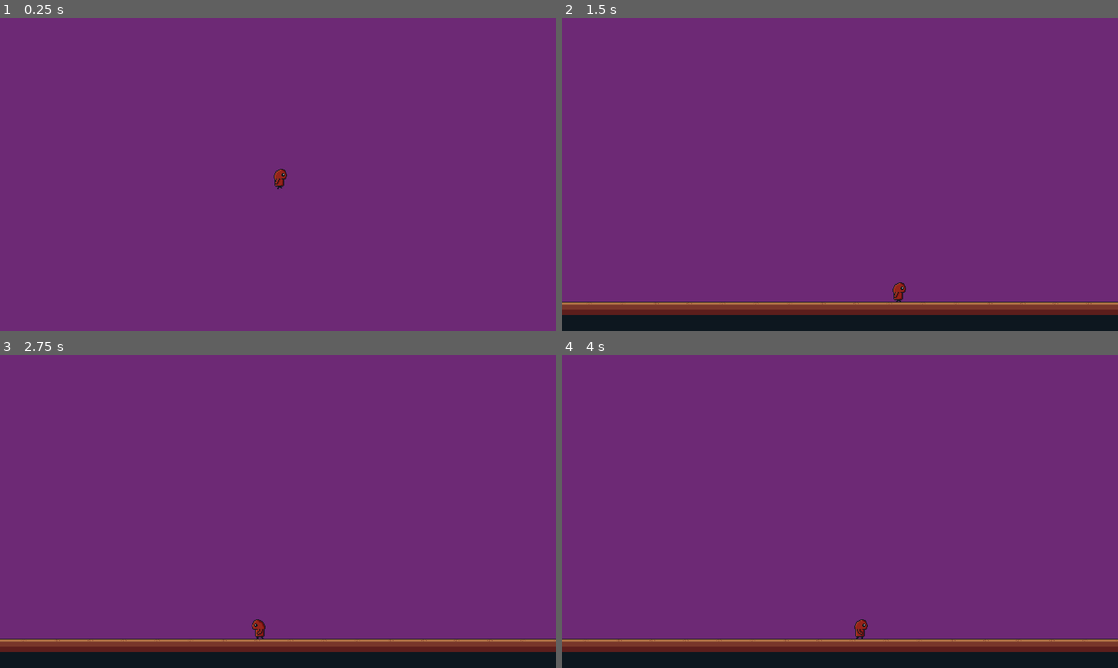
Above: before the commit, frames 1-4 (two rows, left to right).
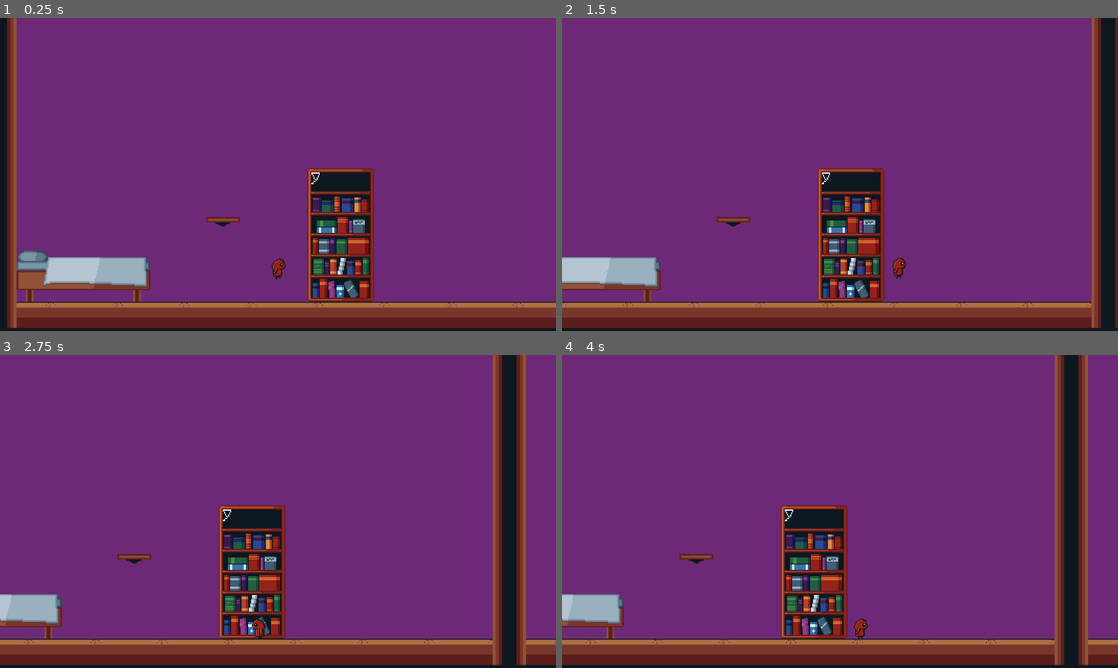
Above: after the commit, the same moments.

Repository: KilpikonnanKerma/ctc
Game: Godot game, scene res://scenes/scene_1.tscn
The game is run twice, just before and just after one commit, with the same random seed, the same clock (stepped at 60 frames per second) and the same inputs.
Inputs:
- Up to frame 1 (0.25 s): no input
- Up to frame 2 (1.5 s): hold Shift (run) 0.53-1.28 s; hold D (mv_right) from 0.53 s (still down); tap Space (jump) at 0.77 s; tap Shift (run) at 1.35 s
- Up to frame 3 (2.75 s): tap Space (jump) at 1.52 s; release D (mv_right) at 2.03 s; hold A (mv_left) from 2.03 s (still down); hold Shift (run) from 2.03 s (still down)
- Up to frame 4 (4 s): release A (mv_left) at 2.78 s; release Shift (run) at 2.78 s; hold D (mv_right) from 2.78 s (still down); tap Shift (run) at 2.85 s; tap Space (jump) at 3.02, 3.77 s; hold Shift (run) from 3.53 s (still down)

The runs differ from the first frame. In frame 1, 20% of the frame differs, in the area x 0-100%, y 0-100%; in frame 2, 19%; in frame 3, 19%; in frame 4, 19%.

Commit message:
props and platforming

Diff:
--- a/project.godot
+++ b/project.godot
@@ -66,5 +66,6 @@
 [rendering]
 
 occlusion_culling/jitter_projection=false
+textures/canvas_textures/default_texture_filter=0
 environment/defaults/default_clear_color=Color(0.0509804, 0.0901961, 0.121569, 1)
 2d/snap/snap_2d_transforms_to_pixel=true
--- a/scenes/player.tscn
+++ b/scenes/player.tscn
@@ -90,8 +90,8 @@
 "speed": 5.0
 }]
 
-[sub_resource type="CircleShape2D" id="CircleShape2D_30u4y"]
-radius = 19.0
+[sub_resource type="RectangleShape2D" id="RectangleShape2D_o58d1"]
+size = Vector2(28, 37)
 
 [node name="Player" type="CharacterBody2D"]
 script = ExtResource("1_q5ei5")
@@ -105,5 +105,5 @@
 frame_progress = 0.356805
 
 [node name="CollisionShape2D" type="CollisionShape2D" parent="."]
-position = Vector2(3, 5)
-shape = SubResource("CircleShape2D_30u4y")
+position = Vector2(3, 6.5)
+shape = SubResource("RectangleShape2D_o58d1")
--- a/scenes/scene_1.tscn
+++ b/scenes/scene_1.tscn
@@ -1,16 +1,30 @@
-[gd_scene load_steps=6 format=3 uid="uid://b56dj5ds4rp8e"]
+[gd_scene load_steps=13 format=3 uid="uid://b56dj5ds4rp8e"]
 
 [ext_resource type="PackedScene" uid="uid://blm5qbb3wbbbh" path="res://scenes/player.tscn" id="1_5o17h"]
-[ext_resource type="Texture2D" uid="uid://dstjvfa1phlf" path="res://sprites/maps/wall_01.png" id="4_84vrp"]
+[ext_resource type="Texture2D" uid="uid://dstjvfa1phlf" path="res://sprites/maps/background01.png" id="4_84vrp"]
 [ext_resource type="Texture2D" uid="uid://c374smsv6tout" path="res://sprites/maps/floor_01_nobrdr.png" id="4_rxghq"]
 [ext_resource type="Texture2D" uid="uid://dirjy71u0jxra" path="res://sprites/maps/floor_01_nobrdr32x16.png" id="5_7pkgf"]
+[ext_resource type="Texture2D" uid="uid://hqif17h3cu3y" path="res://sprites/Props/bookshelf01.png" id="5_vrcuc"]
+[ext_resource type="Texture2D" uid="uid://b4k6cp7dnudw5" path="res://sprites/maps/wall01.png" id="6_las7y"]
+[ext_resource type="Texture2D" uid="uid://c5xtttncxl1m0" path="res://sprites/Props/bed01.png" id="7_86qxo"]
+[ext_resource type="Texture2D" uid="uid://dki06gev0bgxu" path="res://sprites/Props/platform.png" id="8_0d6b8"]
 
 [sub_resource type="RectangleShape2D" id="RectangleShape2D_fjyij"]
 size = Vector2(1146, 28.5)
 
+[sub_resource type="RectangleShape2D" id="RectangleShape2D_rnv31"]
+size = Vector2(77, 910.5)
+
+[sub_resource type="RectangleShape2D" id="RectangleShape2D_xrhk8"]
+size = Vector2(69, 15.5181)
+
+[sub_resource type="RectangleShape2D" id="RectangleShape2D_a6nti"]
+size = Vector2(126, 12)
+
 [node name="Scene1" type="Node2D"]
 
 [node name="Player" parent="." instance=ExtResource("1_5o17h")]
+position = Vector2(-40, 300)
 
 [node name="1F_Camera" type="Camera2D" parent="Player"]
 zoom = Vector2(1.2, 1.2)
@@ -31,11 +45,12 @@
 
 [node name="Background" type="Sprite2D" parent="ml_01"]
 z_index = -10
-position = Vector2(31.5, -501)
-scale = Vector2(4.49609, 3.75781)
+position = Vector2(40, -671.988)
+scale = Vector2(5, 5.10947)
 texture = ExtResource("4_84vrp")
 
 [node name="Floor" type="Node2D" parent="ml_01"]
+z_index = -1
 
 [node name="Ground16x32" type="Polygon2D" parent="ml_01/Floor"]
 visible = false
@@ -51,19 +66,82 @@
 polygons = [PackedInt32Array(0, 1, 2, 3)]
 
 [node name="Ground32x64" type="Polygon2D" parent="ml_01/Floor"]
+z_index = 10
 texture_filter = 1
 texture_repeat = 2
-position = Vector2(0, -5)
-scale = Vector2(40, 2)
+position = Vector2(0, 11)
+scale = Vector2(40, 4)
 texture = ExtResource("4_rxghq")
 texture_offset = Vector2(0, 8)
-texture_scale = Vector2(40, 2)
+texture_scale = Vector2(20, 2)
 polygon = PackedVector2Array(-16, 8, -16, -8, 16, -8, 16, 8, 16, 8, 0.0489311, 8)
 uv = PackedVector2Array(0, 16, 0, 0, 32, 0, 32, 16)
 polygons = [PackedInt32Array(0, 1, 2, 3)]
 
+[node name="Bookshelf01" type="Sprite2D" parent="ml_01"]
+z_index = -1
+texture_filter = 1
+position = Vector2(112, -149)
+scale = Vector2(2, 2)
+texture = ExtResource("5_vrcuc")
+
+[node name="Wall" type="StaticBody2D" parent="ml_01"]
+
+[node name="CollisionShape2D" type="CollisionShape2D" parent="ml_01/Wall"]
+position = Vector2(-538.5, -462.25)
+shape = SubResource("RectangleShape2D_rnv31")
+
+[node name="Wall01" type="Sprite2D" parent="ml_01/Wall"]
+z_index = 9
+position = Vector2(-542, -520.25)
+scale = Vector2(1, 4.29102)
+texture = ExtResource("6_las7y")
+
+[node name="bed" type="StaticBody2D" parent="ml_01"]
+position = Vector2(-382, -85)
+
+[node name="CollisionPolygon2D" type="CollisionPolygon2D" parent="ml_01/bed"]
+position = Vector2(-24.4036, -17.0727)
+scale = Vector2(1.998, 2)
+polygon = PackedVector2Array(87.5, -0.5, -20, 0, -50, -5, -25, -4, -20, -2)
+one_way_collision = true
+
+[node name="Bed01" type="Sprite2D" parent="ml_01/bed"]
+z_index = -4
+texture_filter = 1
+scale = Vector2(2, 2)
+texture = ExtResource("7_86qxo")
+
+[node name="platform" type="StaticBody2D" parent="ml_01"]
+
+[node name="Platform" type="Sprite2D" parent="ml_01/platform"]
+z_index = -6
+position = Vector2(-114, -175)
+scale = Vector2(2, 2)
+texture = ExtResource("8_0d6b8")
+
+[node name="CollisionShape2D" type="CollisionShape2D" parent="ml_01/platform"]
+position = Vector2(-113.5, -175.759)
+shape = SubResource("RectangleShape2D_xrhk8")
+one_way_collision = true
+
+[node name="platform2" type="StaticBody2D" parent="ml_01"]
+
+[node name="CollisionShape2D" type="CollisionShape2D" parent="ml_01/platform2"]
+position = Vector2(112, -227)
+shape = SubResource("RectangleShape2D_a6nti")
+one_way_collision = true
+
+[node name="platform3" type="StaticBody2D" parent="ml_01"]
+position = Vector2(0, -44)
+
+[node name="CollisionShape2D" type="CollisionShape2D" parent="ml_01/platform3"]
+position = Vector2(112, -227)
+shape = SubResource("RectangleShape2D_a6nti")
+one_way_collision = true
+
 [node name="ml_02" type="StaticBody2D" parent="."]
-position = Vector2(1122, 415)
+position = Vector2(1119, 415)
 
 [node name="CollisionShape2D" type="CollisionShape2D" parent="ml_02"]
 position = Vector2(29, -6.75)
@@ -71,11 +149,12 @@
 
 [node name="Background" type="Sprite2D" parent="ml_02"]
 z_index = -10
-position = Vector2(31.5, -501)
-scale = Vector2(4.49609, 3.75781)
+position = Vector2(40, -499)
+scale = Vector2(5, 3.758)
 texture = ExtResource("4_84vrp")
 
 [node name="Floor" type="Node2D" parent="ml_02"]
+z_index = -1
 
 [node name="Ground16x32" type="Polygon2D" parent="ml_02/Floor"]
 visible = false
@@ -91,13 +170,26 @@
 polygons = [PackedInt32Array(0, 1, 2, 3)]
 
 [node name="Ground32x64" type="Polygon2D" parent="ml_02/Floor"]
+z_index = 10
 texture_filter = 1
 texture_repeat = 2
-position = Vector2(0, -5)
-scale = Vector2(40, 2)
+position = Vector2(0, 11)
+scale = Vector2(40, 4)
 texture = ExtResource("4_rxghq")
 texture_offset = Vector2(0, 8)
-texture_scale = Vector2(40, 2)
+texture_scale = Vector2(20, 2)
 polygon = PackedVector2Array(-16, 8, -16, -8, 16, -8, 16, 8, 16, 8, 0.0489311, 8)
 uv = PackedVector2Array(0, 16, 0, 0, 32, 0, 32, 16)
 polygons = [PackedInt32Array(0, 1, 2, 3)]
+
+[node name="StaticBody2D" type="StaticBody2D" parent="ml_02"]
+
+[node name="CollisionShape2D" type="CollisionShape2D" parent="ml_02/StaticBody2D"]
+position = Vector2(-538.5, -564.5)
+shape = SubResource("RectangleShape2D_rnv31")
+
+[node name="Wall01" type="Sprite2D" parent="ml_02/StaticBody2D"]
+z_index = 9
+position = Vector2(-542, -520.25)
+scale = Vector2(1, 4.29102)
+texture = ExtResource("6_las7y")
--- a/scripts/player.gd
+++ b/scripts/player.gd
@@ -1,7 +1,7 @@
 extends CharacterBody2D
 
 @export_range(0,1) var acceleration = 0.1
-@export_range(0,1) var deceleration = 0.05
+@export_range(0,1) var deceleration = 0.25
 
 @onready var camMan
 
Binary file added: sprites/Props/bed01.png
Not shown, changed: sprites/Props/bed01.png.import
Binary file added: sprites/Props/bookshelf01.png
Not shown, added: sprites/Props/bookshelf01.png.import
Binary file added: sprites/Props/platform.png
Not shown, added: sprites/Props/platform.png.import
Renamed: sprites/maps/wall_01.png -> sprites/maps/background01.png
Not shown, added: sprites/maps/background01.png.import
Binary file added: sprites/maps/wall01.png
Not shown, added: sprites/maps/wall01.png.import
